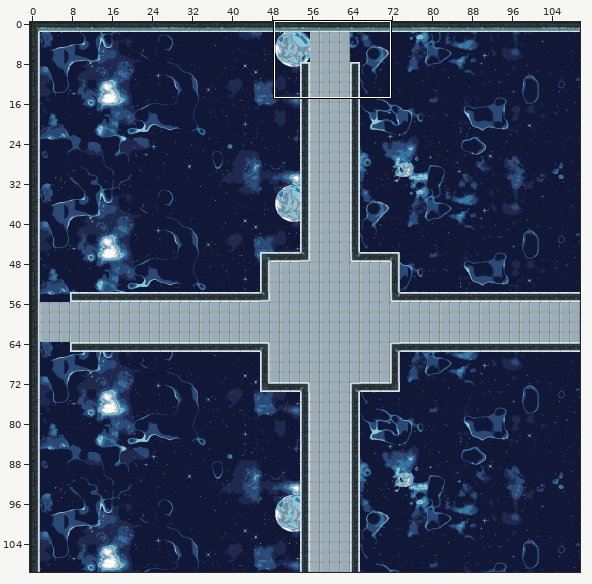
Level history. Tiled map: src/main/resources/assets/LabMap/Multiplayer.tmx. Above: a wide view before the commit, with the close-up outlined.
Close-up. Before the commit:
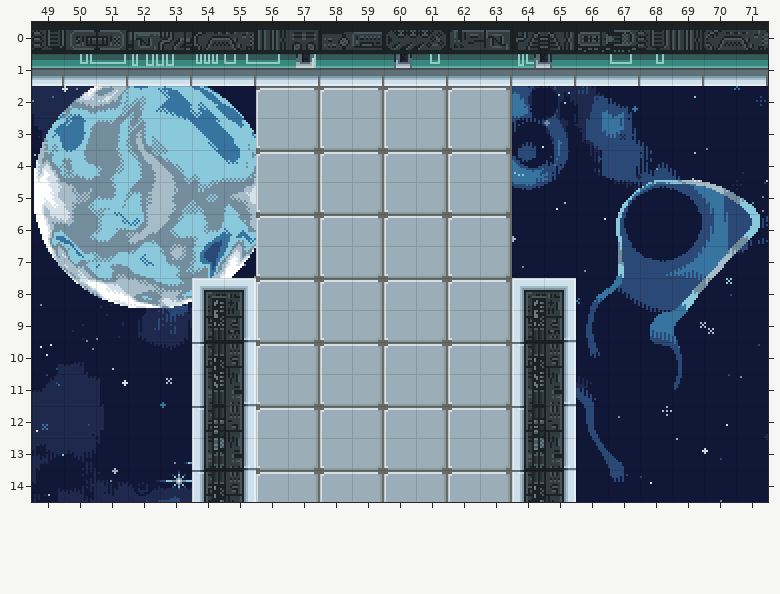
Cells are 16x16 px. Shown: x 49..71, y 0..14. The commit also changed other parts of the map, which this record leaves out.
New version:
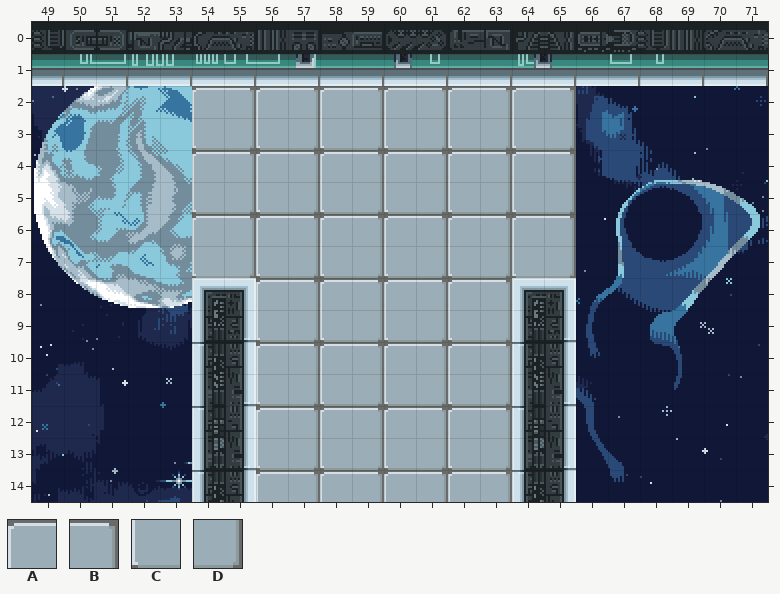
Key: from "LabAssets1": A 1830, B 1831, C 1890, D 1891.
_ is an empty cell.
Change:
Changed rows in their new state; . is an unchanged cell.
Layer "Middleground":
first column x 54:
 2 AB........AB
 3 CD........CD
 4 AB........AB
 5 CD........CD
 6 AB........AB
 7 CD........CD
Pixel boxes of the changes (left, top, right, bottom) in both close-ups:
added: (192, 86, 256, 278)
added: (512, 86, 576, 278)
